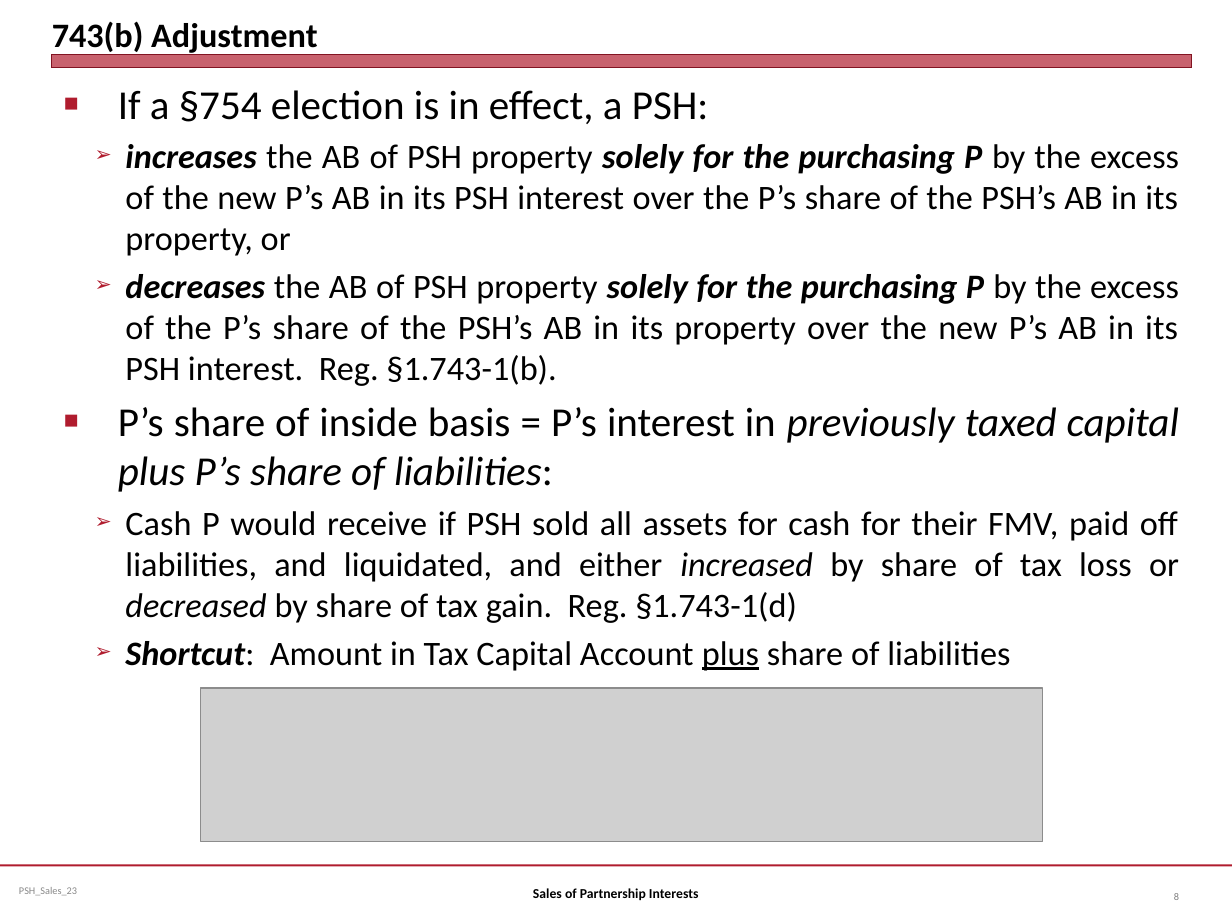
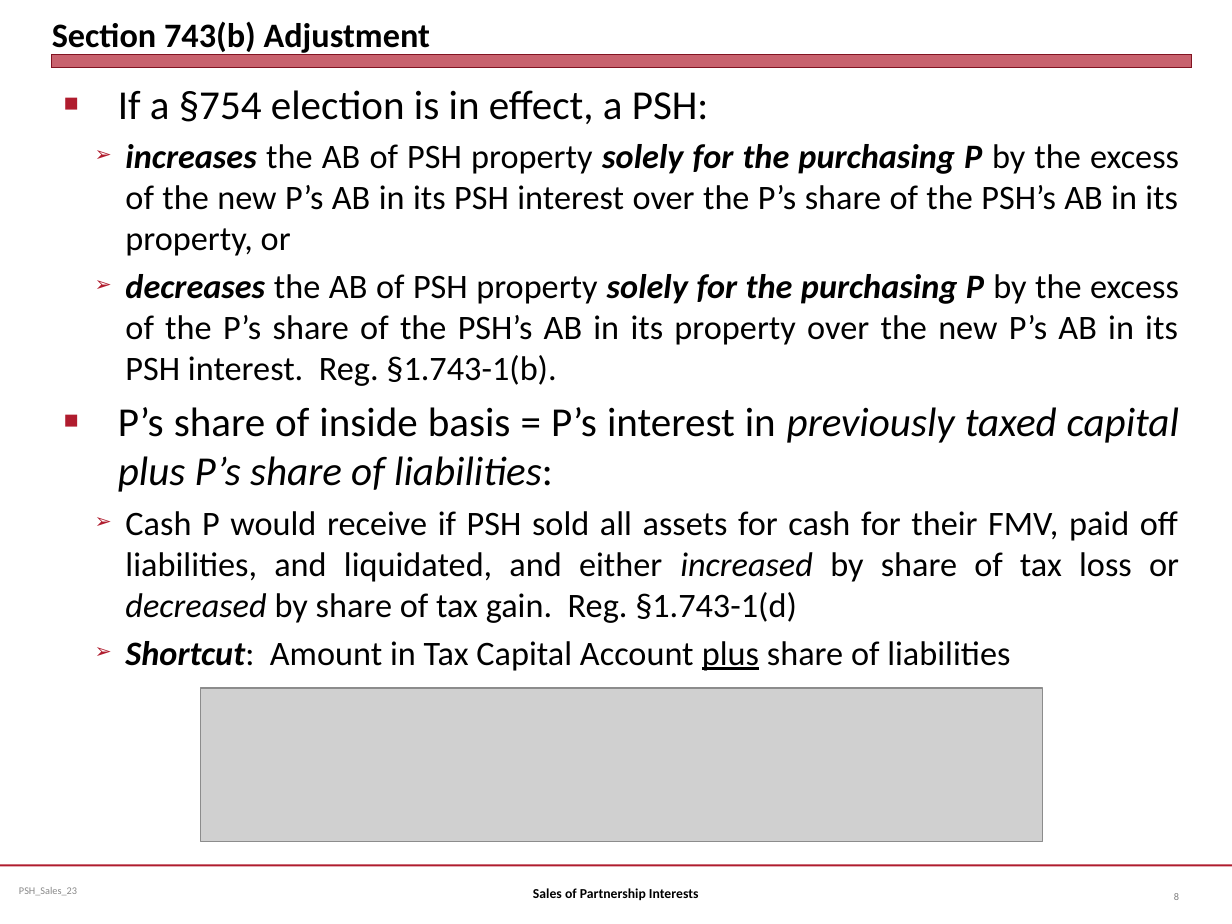
Before and after one commit to jmc877/Partnership-Tax, a slide deck: slide 8 of slides/PSH_Sales_23.pptx. Drawn at 1232x924 pixels with LibreOffice and Linux fonts; fonts in the diff are those of the drawing; grey boxes stand for pictures. Boxes give left, top, right and bottom in pixels: in the first picture for what was removed or moved away, otherwise in the second. Text is boxed around its words. In the diff, an @@ line names an element or a change of style, - is before the commit and + after.

```diff
--- a/slides/PSH_Sales_23.pptx
+++ b/slides/PSH_Sales_23.pptx
@@ title at (52,21,431,56): text changed @@
-743(b) Adjustment
+Section 743(b) Adjustment
```
Also in this commit, not shown: 7 other slides changed.
